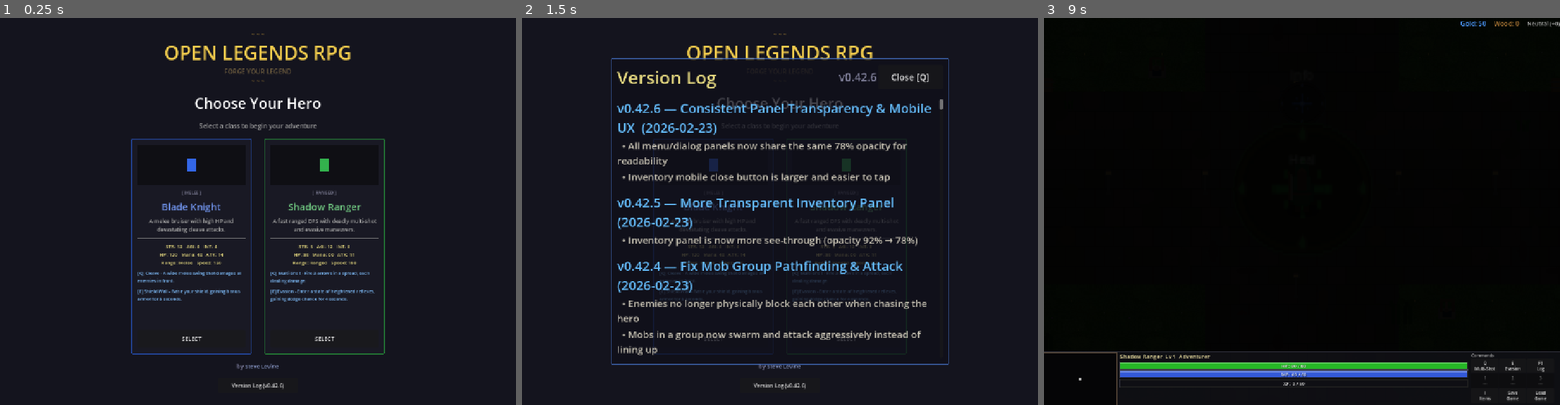
Above: before the commit, frames 1-3 (left to right).
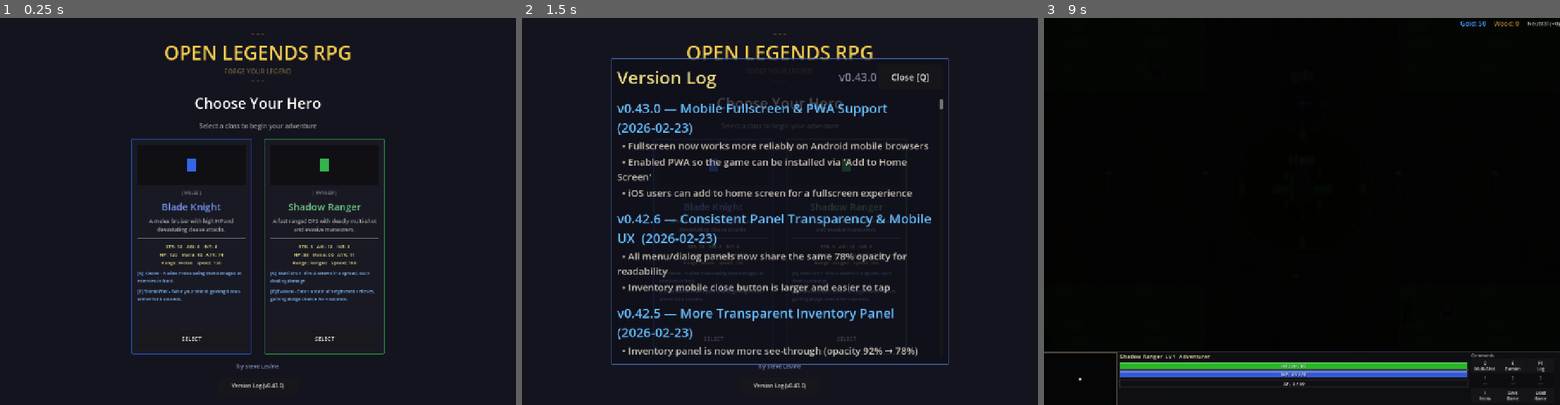
Above: after the commit, the same moments.

Repository: slxny/legends-open-rpg
Game: Godot game, scene res://scenes/main.tscn
Same seed, same stepped clock (60 frames per second), same inputs: the game is played once before the commit and once after it.
Inputs (mouse positions are in pixels of both pictures, inside the frame that each line leads up to):
- Up to frame 1 (0.25 s): no input
- Up to frame 2 (1.5 s): click "Version Log (v0.42.6)" (after the commit: "Version Log (v0.43.0)") at 0.5 s; click "SELECT" at 1.25 s
- Up to frame 3 (9 s): click "SELECT" at 2 s; tap Enter at 2.75, 4.25, 5.75 s; move the mouse to (1415, 192) at 2.77 s; hold D (move_right) 2.78-3.5 s; hold Q (ability_1) 2.78-3.5 s; click (1415, 192) at 2.92 s; tap Space (attack) at 3.5, 6.5 s; drag from (1198, 230) to (1276, 288) at 3.52 s; move the mouse to (1353, 126) at 4.27 s; hold D (move_right) 4.28-5 s; hold Space (attack) 4.28-5 s; click (1353, 126) at 4.42 s; drag from (1276, 288) to (1147, 153) at 5.02 s; move the mouse to (1456, 269) at 5.77 s; hold A (move_left) 5.78-6.5 s; tap 1 at 5.85 s; click (1456, 269) at 5.92 s; drag from (1147, 153) to (1224, 114) at 6.52 s; move the mouse to (1327, 211) at 7.27 s; hold S (move_down) 7.28-8 s; tap 3 at 7.35 s; click (1327, 211) at 7.42 s; drag from (1224, 114) to (1198, 230) at 8.02 s; move the mouse to (1415, 192) at 8.77 s; hold W (move_up) from 8.78 s (still down); hold Q (ability_1) from 8.78 s (still down); click (1415, 192) at 8.92 s

The runs differ from the first frame. In frame 1, less than 0.1% of the frame differs, in the area x 53-55%, y 94-96%; in frame 2, 10%, in the area x 18-80%, y 14-96%; in frame 3, nothing differs.

Commit message:
Improve mobile fullscreen: use JavaScriptBridge + enable PWA
- Use JavaScriptBridge.eval() to call the Fullscreen API directly for
  more reliable behavior on Android mobile browsers
- Add iOS web app meta tags (apple-mobile-web-app-capable, viewport-fit)
  so Add to Home Screen gives a fullscreen experience
- Enable PWA in export presets with landscape orientation
- Bump to v0.43.0 (minor: new feature)

https://claude.ai/code/session_011TCgb3YKAF7G9y6uE4ZQeY

Diff:
--- a/scenes/main.gd
+++ b/scenes/main.gd
@@ -25,12 +25,18 @@
 	hero_select.hero_chosen.connect(_on_hero_chosen)
 
 func _input(event: InputEvent) -> void:
-	# On web, request fullscreen on the first user tap/click to hide the address bar
+	# On web, request fullscreen on the first user tap/click to hide the address bar.
+	# Uses JavaScriptBridge for broader mobile browser support (Android Chrome, etc.).
+	# Note: iOS Safari does not support the Fullscreen API at all — users must
+	# "Add to Home Screen" to get a fullscreen PWA experience on iOS.
 	if not _web_fullscreen_requested and OS.has_feature("web"):
 		if (event is InputEventMouseButton and event.pressed) or \
 		   (event is InputEventScreenTouch and event.pressed):
 			_web_fullscreen_requested = true
-			DisplayServer.window_set_mode(DisplayServer.WINDOW_MODE_FULLSCREEN)
+			if JavaScriptBridge.eval("'requestFullscreen' in document.documentElement", true):
+				JavaScriptBridge.eval("document.documentElement.requestFullscreen().catch(function(){})", true)
+			else:
+				DisplayServer.window_set_mode(DisplayServer.WINDOW_MODE_FULLSCREEN)
 
 func _on_hero_chosen(hero_class: String) -> void:
 	if _game_started:
--- a/scenes/ui/changelog_dialog.gd
+++ b/scenes/ui/changelog_dialog.gd
@@ -9,9 +9,19 @@
 var _is_visible: bool = false
 var _is_mobile: bool = false
 
-const GAME_VERSION := "v0.42.6"
+const GAME_VERSION := "v0.43.0"
 
 const CHANGELOG: Array[Dictionary] = [
+	{
+		"version": "v0.43.0",
+		"title": "Mobile Fullscreen & PWA Support",
+		"date": "2026-02-23",
+		"entries": [
+			"Fullscreen now works more reliably on Android mobile browsers",
+			"Enabled PWA so the game can be installed via 'Add to Home Screen'",
+			"iOS users can add to home screen for a fullscreen experience",
+		]
+	},
 	{
 		"version": "v0.42.6",
 		"title": "Consistent Panel Transparency & Mobile UX",
Not shown, changed: export_presets.cfg
